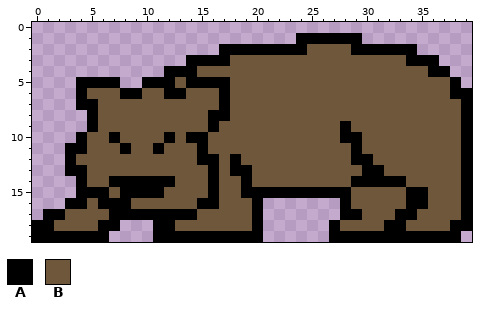
Pixel-art sprite, stored at static/img/enemy4.png. That is the earlier state.
The file is 40x20 pixels.
Palette (. is transparent): A #000000  B #6f573c
Pixels before, first column x 0:
 1 ........................AAAAAA..........
 2 .................AAAAAAAABBBBAAAAAA.....
 3 ..............AAAABBBBBBBBBBBBBBBBAAA...
 4 ............AAABBBBBBBBBBBBBBBBBBBBBAA..
 5 ....AAAA..AAABAAAABBBBBBBBBBBBBBBBBBBBA.
 6 ....ABBBAABBAABBBABBBBBBBBBBBBBBBBBBBBAA
 7 ....AABBBBBBBBBBBABBBBBBBBBBBBBBBBBBBBBA
 8 .....ABBBBBBBBBBAABBBBBBBBBBBBBBBBBBBBBA
 9 .....ABBBBBBBBBBABBBBBBBBBBBABBBBBBBBBBA
10 ....ABBABBBBABAABBBBBBBBBBBBAABBBBBBBBBA
11 ...AABBBABBABBBABBBBBBBBBBBBBABBBBBBBBBA
12 ...ABBBBBBBBBBBAABABBBBBBBBBBAABBBBBBBBA
13 ...AABBBBBBBBBBBABAABBBBBBBBBBAABBBBBBBA
14 ....ABBAAAAAABBBABBABBBBBBBBBAAAAABBBBBA
15 ....AAABAAAABBBBABBAAAAAAAAAABBBBBAABBBA
16 ...AABAAABBBBBBAABBBA.......ABBBBBAABBBA
17 .AABBBBAAAAAAAABBBBBA.......AABBBAABBBBA
18 AABBBBAA...AABBBBBBBA......ABBBBAABBBBAA
19 AAAAAAA....AAAAAAAAAA......AAAAAAAAAAAA.
After:
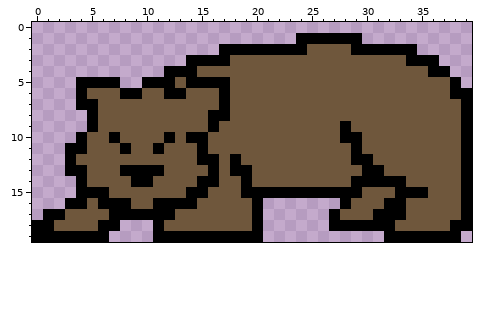
What changed:
Changed rows in their new state; - is an unchanged pixel.
first column x 7:
13 -AAAA------------------------
14 BB--BB--A--------------------
15 -BBBB--AAB------------A---A--
16 ----AAAABB---------------AABB
17 ------BB------------ABB-AA-B-
18 -----B---------------AAAA-B--
19 --------------------.....----
